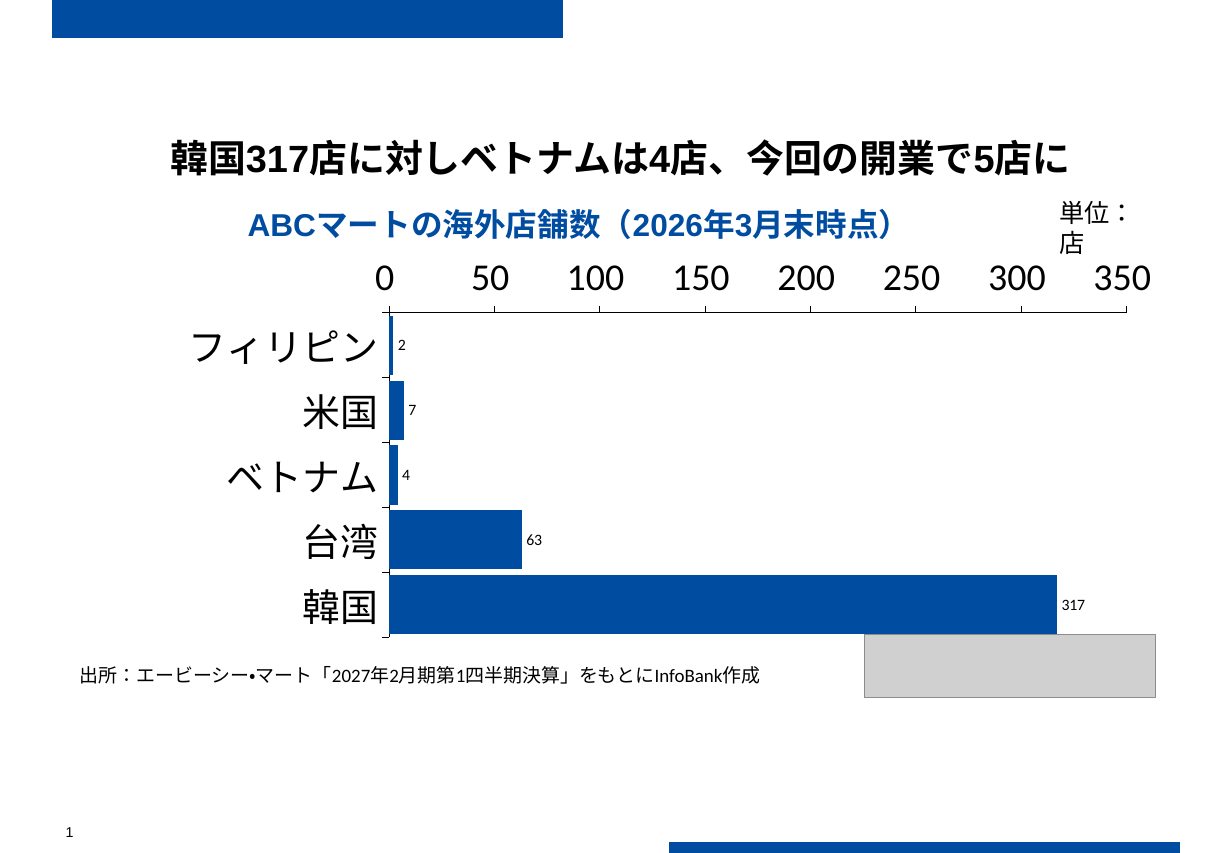
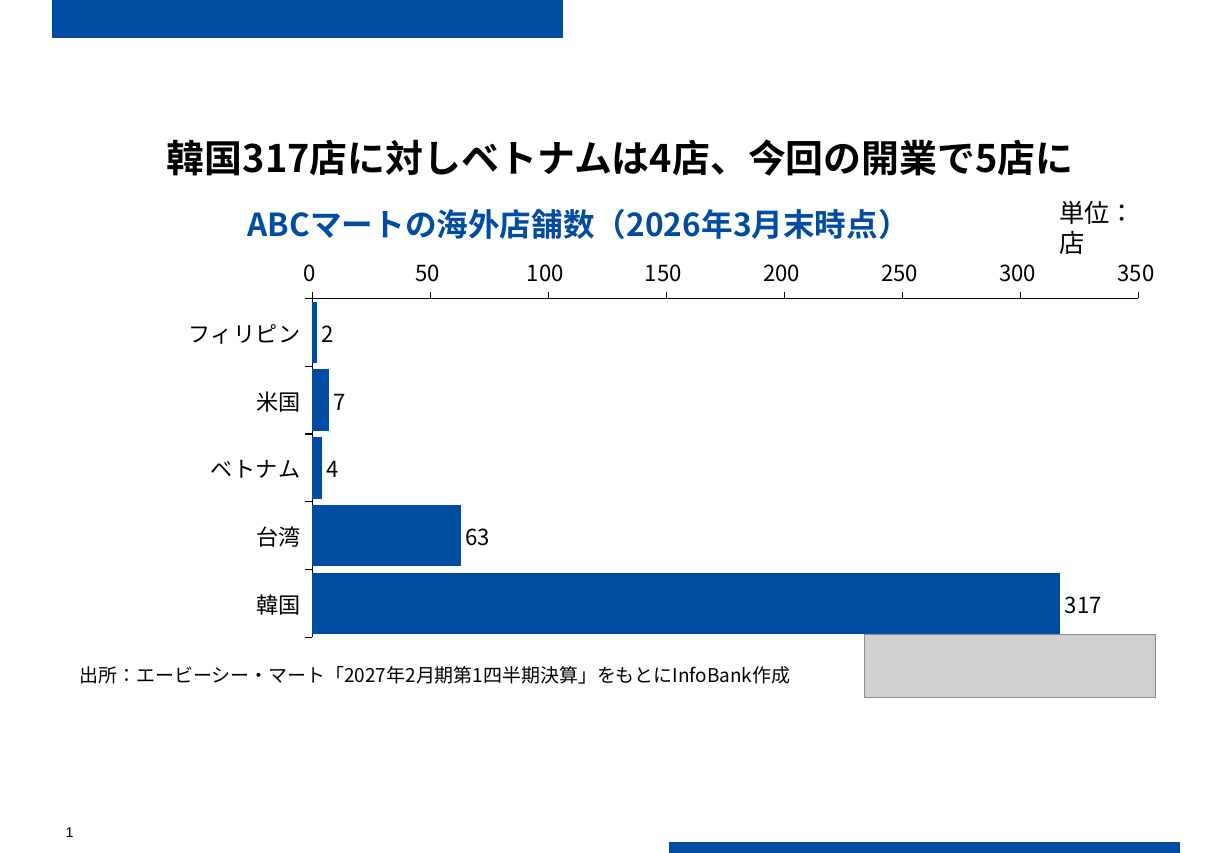
Before and after one commit to tk4242/pictgram0909, a slide deck: slide 1 of samples/2026-08-18_abcmart/figures.pptx. Drawn at 1232x853 pixels with LibreOffice and Linux fonts; fonts in the diff are those of the drawing; grey boxes stand for pictures. Boxes give left, top, right and bottom in pixels: in the first picture for what was removed or moved away, otherwise in the second. Text is boxed around its words. In the diff, an @@ line names an element or a change of style, - is before the commit and + after.

```diff
--- a/samples/2026-08-18_abcmart/figures.pptx
+++ b/samples/2026-08-18_abcmart/figures.pptx
@@ text "韓国317店に対しベトナムは4店、今回の開業で5店に" at [167,139,1074,176]: font Arial to Noto Sans CJK JP @@
@@ text "ABCマートの海外店舗数（2026年3月末時点）" at [248,209,910,239]: font Arial to Noto Sans CJK JP @@
@@ bar chart at [168,248,1181,646] @@
@@ data labels of Series 1 changed @@
@@ category axis changed @@
@@ value axis changed @@
@@ lettering changed @@
@@ text "出所：エービーシー・マート「2027年2月期第1四半期決算」をもとにInfoBank作成" at [80,666,791,684]: font Calibri to Noto Sans CJK JP @@
```
Also in this commit, not shown: 1 other slide changed, 12 other files.
